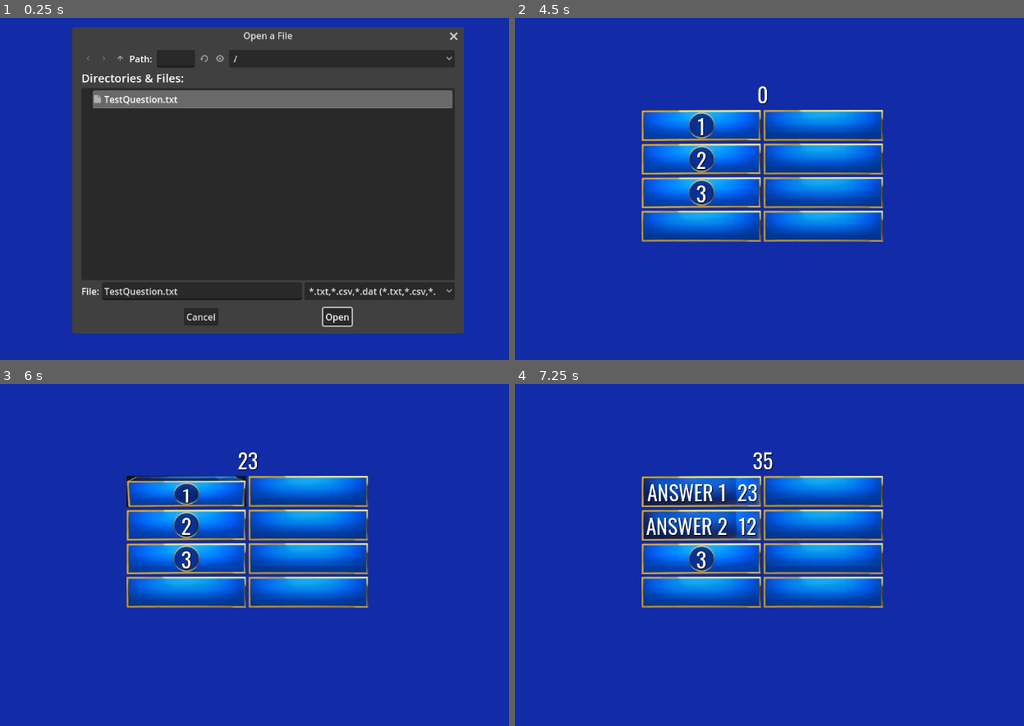
Above: before the commit, frames 1-4 (two rows, left to right).
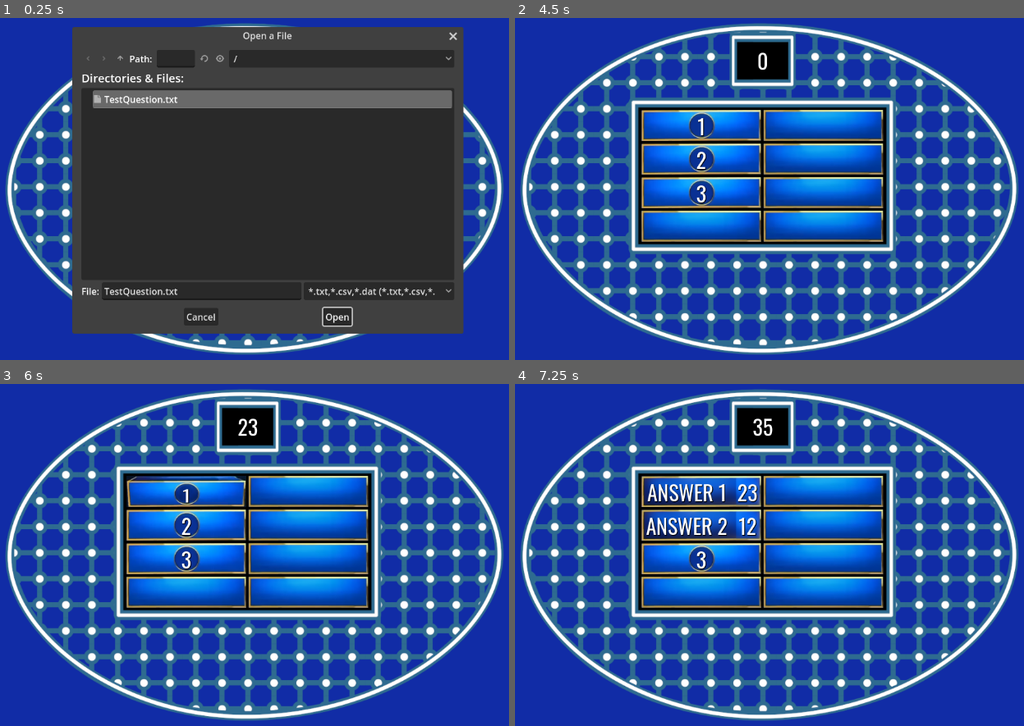
Above: after the commit, the same moments.

Repository: Javachup/godot-prototypes
Game: Godot game, scene res://root.tscn
Two runs of this game, one before a commit and one after it. Both use one fixed random seed, a clock stepped at 60 frames per second and the inputs below.
Inputs (mouse positions are in pixels of both pictures, inside the frame that each line leads up to):
- Up to frame 1 (0.25 s): no input
- Up to frame 2 (4.5 s): click (693, 59) at 0.52 s; type "12" at 0.6 s; click (616, 59) at 1.25 s; click (616, 59) at 2 s; click (637, 59) at 2.75 s; click (637, 59) at 3.5 s; click "Open" at 4.25 s
- Up to frame 3 (6 s): tap Enter at 5 s; hold Space (HideAll) 5.03-5.78 s; tap 1 (Reveal1) at 5.85 s
- Up to frame 4 (7.25 s): tap Enter at 6.5 s; tap 2 (Reveal2) at 6.6 s

The runs differ from the first frame. In frame 1, 7.2% of the frame differs, in the area x 1-99%, y 1-99%; in frame 2, 34%; in frame 3, 34%; in frame 4, 34%.

Commit message:
adds assets

Diff:
--- a/FamilyFeud/AnswerManager/answer_manager.tscn
+++ b/FamilyFeud/AnswerManager/answer_manager.tscn
@@ -120,8 +120,8 @@
 layout_mode = 1
 anchors_preset = 10
 anchor_right = 1.0
-offset_top = -55.835
-offset_bottom = 0.165001
+offset_top = -115.0
+offset_bottom = -59.0
 grow_horizontal = 2
 theme = ExtResource("3_r577l")
 text = "100"
--- a/FamilyFeud/root.tscn
+++ b/FamilyFeud/root.tscn
@@ -1,8 +1,11 @@
-[gd_scene load_steps=4 format=3 uid="uid://cuatau4la05m2"]
+[gd_scene load_steps=7 format=3 uid="uid://cuatau4la05m2"]
 
 [ext_resource type="Texture2D" uid="uid://bpq26eq0ohjav" path="res://Ref/Board.png" id="1_7db5n"]
+[ext_resource type="Texture2D" uid="uid://dkgcvk7mfhpxg" path="res://Assets/Background.png" id="1_jxmiu"]
 [ext_resource type="PackedScene" uid="uid://d00h0posy3hnu" path="res://AnswerManager/answer_manager.tscn" id="2_70fva"]
+[ext_resource type="Texture2D" uid="uid://dxu7bjqj8tonk" path="res://Assets/Border.png" id="3_2h3fc"]
 [ext_resource type="PackedScene" uid="uid://c6aastqpgo2mj" path="res://Wrongs/wrongs.tscn" id="3_7yu0s"]
+[ext_resource type="Texture2D" uid="uid://dtkips4bg63td" path="res://Assets/Border_small.png" id="4_61033"]
 
 [node name="Root" type="Control"]
 layout_mode = 3
@@ -22,7 +25,7 @@
 grow_vertical = 2
 color = Color(0.0666667, 0.172549, 0.65098, 1)
 
-[node name="TextureRect" type="TextureRect" parent="CanvasLayer"]
+[node name="REf" type="TextureRect" parent="CanvasLayer"]
 visible = false
 anchors_preset = 8
 anchor_left = 0.5
@@ -37,6 +40,56 @@
 grow_vertical = 2
 texture = ExtResource("1_7db5n")
 
+[node name="TextureRect" type="TextureRect" parent="CanvasLayer"]
+anchors_preset = 15
+anchor_right = 1.0
+anchor_bottom = 1.0
+offset_left = 50.0
+offset_top = 28.0
+offset_right = -50.0
+offset_bottom = -28.0
+grow_horizontal = 2
+grow_vertical = 2
+texture = ExtResource("1_jxmiu")
+expand_mode = 1
+stretch_mode = 5
+
+[node name="AnswerBG" type="TextureRect" parent="CanvasLayer"]
+custom_minimum_size = Vector2(40, 100)
+anchors_preset = 8
+anchor_left = 0.5
+anchor_top = 0.5
+anchor_right = 0.5
+anchor_bottom = 0.5
+offset_left = -236.0
+offset_top = -159.0
+offset_right = 234.0
+offset_bottom = 117.0
+grow_horizontal = 2
+grow_vertical = 2
+texture = ExtResource("3_2h3fc")
+expand_mode = 1
+
+[node name="AnswerBG2" type="TextureRect" parent="CanvasLayer"]
+custom_minimum_size = Vector2(40, 100)
+anchors_preset = 8
+anchor_left = 0.5
+anchor_top = 0.5
+anchor_right = 0.5
+anchor_bottom = 0.5
+offset_left = -59.0
+offset_top = -273.0
+offset_right = 58.0
+offset_bottom = -173.0
+grow_horizontal = 2
+grow_vertical = 2
+texture = ExtResource("4_61033")
+expand_mode = 1
+
 [node name="AnswerManager" parent="CanvasLayer" instance=ExtResource("2_70fva")]
 
 [node name="Wrongs" parent="CanvasLayer" instance=ExtResource("3_7yu0s")]
+offset_left = -18.0
+offset_top = 3.0
+offset_right = -18.0
+offset_bottom = 3.0
Binary file added: FamilyFeud/Assets/Background.png
Not shown, added: FamilyFeud/Assets/Background.png.import
Binary file added: FamilyFeud/Assets/Border.png
Not shown, added: FamilyFeud/Assets/Border.png.import
Binary file added: FamilyFeud/Assets/Border_small.png
Not shown, added: FamilyFeud/Assets/Border_small.png.import
Binary file added: FamilyFeud/Assets/bg_grid.png
Not shown, added: FamilyFeud/Assets/bg_grid.png.import
